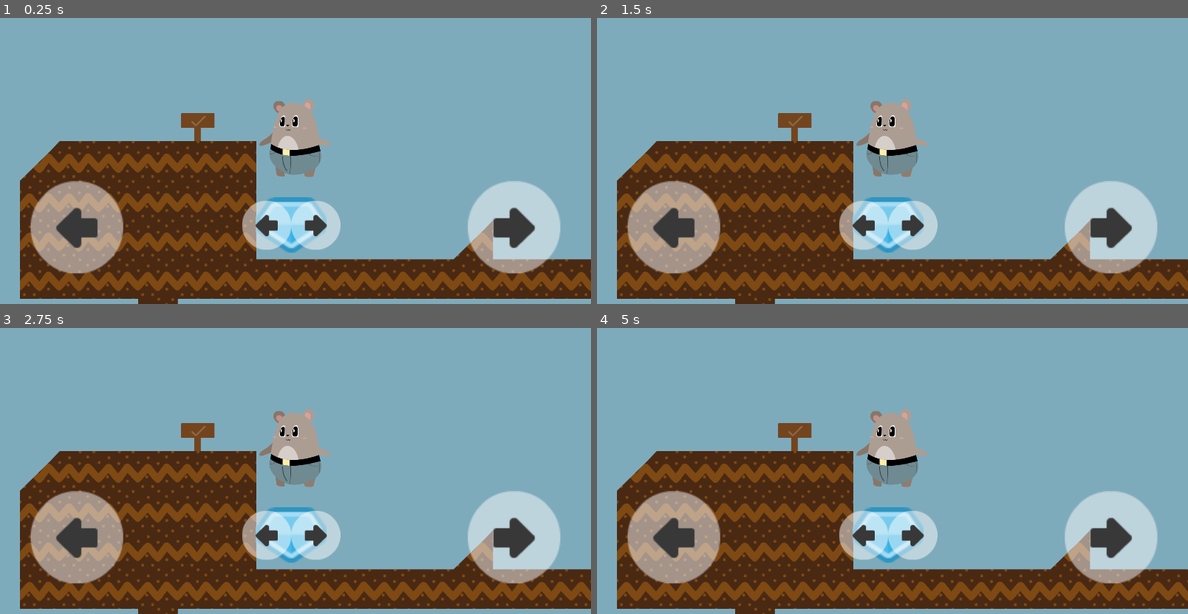
Above: before the commit, frames 1-4 (two rows, left to right).
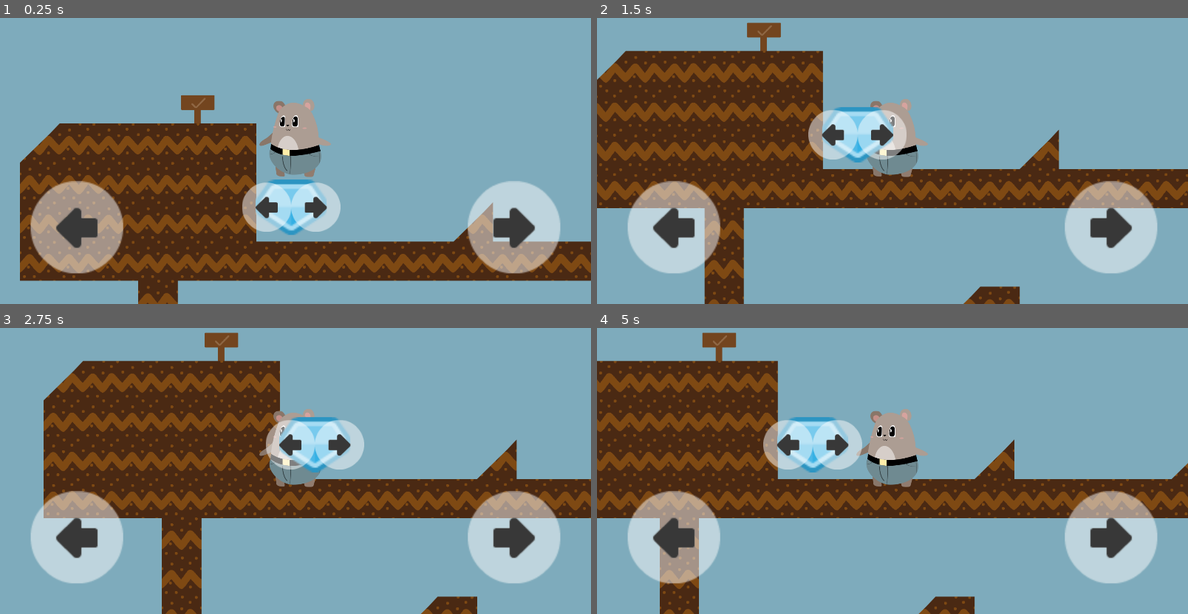
Above: after the commit, the same moments.

Repository: arnaudcoj/buttbutt_adventures
Game: Godot game, scene res://levels/Level1.tscn
Same seed, same stepped clock (60 frames per second), same inputs: the game is played once before the commit and once after it.
Inputs (mouse positions are in pixels of both pictures, inside the frame that each line leads up to):
- Up to frame 1 (0.25 s): no input
- Up to frame 2 (1.5 s): tap Enter (ui_accept) at 0.5, 0.77, 0.8, 1.07, 1.25, 1.35 s; move the mouse to (1022, 120) at 0.52 s; hold Space (ui_select) 0.53-1.28 s; hold Right (right_action) from 0.53 s (still down); click (1022, 120) at 0.67 s; move the mouse to (774, 155) at 1.27 s
- Up to frame 3 (2.75 s): tap Enter (ui_accept) at 1.52, 1.82, 2, 2.3 s; tap Space (ui_select) at 1.55 s; move the mouse to (354, 373) at 2.02 s; release Right (right_action) at 2.03 s; hold Left (left_action) from 2.03 s (still down); hold Space (ui_select) from 2.03 s (still down)
- Up to frame 4 (5 s): tap Enter (ui_accept) at 2.75, 3.02, 3.32, 4.52, 4.82 s; move the mouse to (862, 513) at 2.77 s; release Left (left_action) at 2.78 s; release Space (ui_select) at 2.78 s; hold Right (right_action) 2.78-4.28 s; tap Space (ui_select) at 2.85, 4.35 s; click (862, 513) at 2.92 s; move the mouse to (1069, 496) at 3.52 s; hold Enter (ui_accept) 3.53-4.28 s; tap Escape (ui_cancel) at 4.15 s; move the mouse to (715, 399) at 4.27 s; hold Left (left_action) from 4.28 s (still down)

The runs differ from the first frame. In frame 1, 28% of the frame differs, in the area x 3-100%, y 27-100%; in frame 2, 50%, in the area x 0-100%, y 1-100%; in frame 3, 50%; in frame 4, 48%.
Error before the commit: Parse Error: Unknown class: "FSM" (res://utils/scripts/fsm/PhysicsFSM.gd:1)

Commit message:
add simple menu flow

Diff:
--- /dev/null
+++ b/sources/GUI/MainMenu/scenes/MainMenu.tscn
@@ -0,0 +1,37 @@
+[gd_scene load_steps=5 format=2]
+
+[ext_resource path="res://GUI/MainMenu/scripts/MainMenuScreen.gd" type="Script" id=1]
+[ext_resource path="res://GUI/sprites/TransparentLightTheme.tres" type="Theme" id=2]
+[ext_resource path="res://GUI/fonts/Cartwheel/Sansani Fonts - Cartwheel.otf" type="DynamicFontData" id=3]
+
+[sub_resource type="DynamicFont" id=1]
+size = 300
+font_data = ExtResource( 3 )
+
+[node name="MainMenu" type="Control"]
+anchor_right = 1.0
+anchor_bottom = 1.0
+script = ExtResource( 1 )
+
+[node name="Background" type="Control" parent="."]
+anchor_right = 1.0
+anchor_bottom = 1.0
+
+[node name="Panel" type="Panel" parent="Background"]
+anchor_right = 1.0
+anchor_bottom = 1.0
+
+[node name="Label" type="Label" parent="."]
+anchor_top = 0.5
+anchor_right = 1.0
+anchor_bottom = 0.5
+margin_top = -150.0
+margin_bottom = 150.0
+theme = ExtResource( 2 )
+custom_fonts/font = SubResource( 1 )
+text = "Main Menu"
+align = 1
+valign = 1
+
+[node name="Timer" type="Timer" parent="."]
+one_shot = true
--- /dev/null
+++ b/sources/GUI/MainMenu/scripts/MainMenuScreen.gd
@@ -0,0 +1,18 @@
+extends Control
+
+signal leave
+
+func _enter_tree():
+	hide()
+
+func open():
+	$Timer.start()
+	show()
+
+func close():
+	hide()
+	if !$Timer.is_stopped():
+		$Timer.stop()
+
+func is_over():
+	return Input.is_action_pressed("ui_select") or Input.is_action_pressed("ui_accept")
--- /dev/null
+++ b/sources/GUI/Splash/scenes/SplashScreen.tscn
@@ -0,0 +1,28 @@
+[gd_scene load_steps=3 format=2]
+
+[ext_resource path="res://GUI/Splash/scripts/SplashScreen.gd" type="Script" id=1]
+[ext_resource path="res://icon.png" type="Texture" id=2]
+
+[node name="SplashScreen" type="Control"]
+anchor_right = 1.0
+anchor_bottom = 1.0
+script = ExtResource( 1 )
+
+[node name="Panel" type="Panel" parent="."]
+anchor_right = 1.0
+anchor_bottom = 1.0
+
+[node name="TextureRect" type="TextureRect" parent="Panel"]
+anchor_left = 0.5
+anchor_top = 0.5
+anchor_right = 0.5
+anchor_bottom = 0.5
+margin_left = -128.0
+margin_top = -128.0
+margin_right = 128.0
+margin_bottom = 128.0
+rect_pivot_offset = Vector2( 128, 128 )
+texture = ExtResource( 2 )
+
+[node name="Timer" type="Timer" parent="."]
+one_shot = true
--- /dev/null
+++ b/sources/GUI/Splash/scripts/SplashScreen.gd
@@ -0,0 +1,18 @@
+extends Control
+
+signal leave
+
+func _enter_tree():
+	hide()
+
+func open():
+	$Timer.start()
+	show()
+
+func close():
+	if !$Timer.is_stopped():
+		$Timer.stop()
+	hide()
+
+func is_over():
+	return $Timer.is_stopped()
--- /dev/null
+++ b/sources/Main/scenes/Main.tscn
@@ -0,0 +1,41 @@
+[gd_scene load_steps=9 format=2]
+
+[ext_resource path="res://utils/scripts/fsm/FSM.gd" type="Script" id=1]
+[ext_resource path="res://Main/scripts/Splash.gd" type="Script" id=2]
+[ext_resource path="res://Main/scripts/MainMenu.gd" type="Script" id=3]
+[ext_resource path="res://Main/scripts/Level.gd" type="Script" id=4]
+[ext_resource path="res://levels/Level1.tscn" type="PackedScene" id=5]
+[ext_resource path="res://Main/scripts/Quit.gd" type="Script" id=6]
+[ext_resource path="res://GUI/Splash/scenes/SplashScreen.tscn" type="PackedScene" id=7]
+[ext_resource path="res://GUI/MainMenu/scenes/MainMenu.tscn" type="PackedScene" id=8]
+
+[node name="Main" type="Node"]
+
+[node name="FSM" type="Node" parent="."]
+script = ExtResource( 1 )
+
+[node name="Splash" type="Node" parent="FSM"]
+script = ExtResource( 2 )
+splash_node = NodePath("../../SplashCanvas/SplashScreen")
+
+[node name="MainMenu" type="Node" parent="FSM"]
+script = ExtResource( 3 )
+main_menu_node = NodePath("../../MainMenuCanvas/MainMenu")
+
+[node name="Level" type="Node" parent="FSM"]
+script = ExtResource( 4 )
+level_root_node = NodePath("../../LevelRoot")
+level_to_load = ExtResource( 5 )
+
+[node name="Quit" type="Node" parent="FSM"]
+script = ExtResource( 6 )
+
+[node name="LevelRoot" type="Node" parent="."]
+
+[node name="SplashCanvas" type="CanvasLayer" parent="."]
+
+[node name="SplashScreen" parent="SplashCanvas" instance=ExtResource( 7 )]
+
+[node name="MainMenuCanvas" type="CanvasLayer" parent="."]
+
+[node name="MainMenu" parent="MainMenuCanvas" instance=ExtResource( 8 )]
--- /dev/null
+++ b/sources/Main/scripts/Level.gd
@@ -0,0 +1,23 @@
+extends FSMState
+
+export (NodePath) var level_root_node
+onready var level_root = get_node(level_root_node)
+
+export (PackedScene) var level_to_load
+var level_instance
+
+func enter_state():
+	print("enter ", name)
+	level_instance = level_to_load.instance()
+	level_instance.connect("exit", self, "exit_state")
+	level_root.add_child(level_instance)
+
+func leave_state():
+	for node in level_root.get_children():
+		node.queue_free()
+
+func get_next_state():
+	if Input.is_action_pressed("ui_cancel"):
+		return $"../Quit"
+	elif level_instance.is_game_over():
+		return $"../MainMenu"
--- /dev/null
+++ b/sources/Main/scripts/MainMenu.gd
@@ -0,0 +1,17 @@
+extends FSMState
+
+export (NodePath) var main_menu_node
+onready var main_menu = get_node(main_menu_node)
+
+func enter_state():
+	print("enter ", name)
+	main_menu.open()
+
+func leave_state():
+	main_menu.close()
+
+func get_next_state():
+	if Input.is_action_pressed("ui_cancel"):
+		return $"../Quit"
+	elif main_menu.is_over():
+		return $"../Level"
--- /dev/null
+++ b/sources/Main/scripts/Quit.gd
@@ -0,0 +1,5 @@
+extends FSMState
+
+func enter_state():
+	print("enter ", name)
+	get_tree().quit()
--- /dev/null
+++ b/sources/Main/scripts/Splash.gd
@@ -0,0 +1,15 @@
+extends FSMState
+
+export (NodePath) var splash_node
+onready var splash = get_node(splash_node)
+
+func enter_state():
+	print("enter ", name)
+	splash.open()
+
+func leave_state():
+	splash.close()
+
+func get_next_state():
+	if splash.is_over():
+		return $"../MainMenu"
--- a/sources/entities/buttbutt/buttbutt.gd
+++ b/sources/entities/buttbutt/buttbutt.gd
@@ -20,13 +20,9 @@
 	if area.is_in_group("death"):
 		print("dead")
 		emit_signal("dead")
-		#DEBUG
-		get_tree().reload_current_scene()
 	elif area.is_in_group("goal"):
 		print("goal")
 		emit_signal("goal")
-		#DEBUG
-		get_tree().reload_current_scene()
 	elif area.is_in_group("controls"):
 		print("controls changed : ", area.left_action, area.right_action)
 		emit_signal("controls", area.left_action, area.right_action)
--- a/sources/entities/controlers/HumanControler.gd
+++ b/sources/entities/controlers/HumanControler.gd
@@ -18,10 +18,6 @@
 	# reset time scale
 	elif event.is_action_pressed("ui_end"):
 		Engine.time_scale = 1
-
-	# reset scene
-	elif event.is_action_pressed("ui_select"):
-		get_tree().reload_current_scene()
 
 func _exit_tree():
 	if Input.is_action_pressed(left_action):
--- a/sources/levels/Level.tscn
+++ b/sources/levels/Level.tscn
@@ -1,3 +1,6 @@
-[gd_scene format=2]
+[gd_scene load_steps=2 format=2]
+
+[ext_resource path="res://levels/scripts/Level.gd" type="Script" id=1]
 
 [node name="Level" type="Node2D"]
+script = ExtResource( 1 )
--- a/sources/levels/Level1.tscn
+++ b/sources/levels/Level1.tscn
@@ -77,3 +77,5 @@
 position = Vector2( -2621.12, 1181.78 )
 left_action = "jump"
 [connection signal="controls" from="ButtButt" to="CanvasLayer/ControlCanvas" method="update_controls_icons"]
+[connection signal="dead" from="ButtButt" to="." method="on_game_over"]
+[connection signal="goal" from="ButtButt" to="." method="on_game_over"]
--- /dev/null
+++ b/sources/levels/scripts/Level.gd
@@ -0,0 +1,14 @@
+extends Node2D
+
+var game_over
+
+func on_game_over():
+	game_over = true
+
+func is_game_over():
+	return game_over
+
+func _input(event):
+	# reset scene DEBUG
+	if event.is_action_pressed("ui_select"):
+		game_over = true
--- a/sources/levels/tilesets/debug_tileset.tres
+++ b/sources/levels/tilesets/debug_tileset.tres
@@ -3,27 +3,18 @@
 [ext_resource path="res://levels/basics/tiles/tileset.png" type="Texture" id=1]
 
 [sub_resource type="ConvexPolygonShape2D" id=1]
-
-custom_solver_bias = 0.0
 points = PoolVector2Array( -64, -64, 64, -64, 64, 64, -64, 64 )
 
 [sub_resource type="ConvexPolygonShape2D" id=2]
-
-custom_solver_bias = 0.0
 points = PoolVector2Array( 64, 64, -64, 64, 64, -64 )
 
 [sub_resource type="ConvexPolygonShape2D" id=3]
-
-custom_solver_bias = 0.0
 points = PoolVector2Array( 64, 64, -64, 64, -64, -64 )
 
 [sub_resource type="ConvexPolygonShape2D" id=4]
-
-custom_solver_bias = 0.0
 points = PoolVector2Array( 64, -64, 64, 0, -64, 0, -64, -64 )
 
 [resource]
-
 0/name = "full_ground"
 0/texture = ExtResource( 1 )
 0/tex_offset = Vector2( 0, 0 )
@@ -35,6 +26,7 @@
 0/shapes = [ {
 "autotile_coord": Vector2( 0, 0 ),
 "one_way": false,
+"one_way_margin": 1.0,
 "shape": SubResource( 1 ),
 "shape_transform": Transform2D( 1, 0, 0, 1, 64, 64 )
 } ]
@@ -50,6 +42,7 @@
 1/shapes = [ {
 "autotile_coord": Vector2( 0, 0 ),
 "one_way": false,
+"one_way_margin": 1.0,
 "shape": SubResource( 2 ),
 "shape_transform": Transform2D( 1, 0, 0, 1, 64, 64 )
 } ]
@@ -65,6 +58,7 @@
 2/shapes = [ {
 "autotile_coord": Vector2( 0, 0 ),
 "one_way": false,
+"one_way_margin": 1.0,
 "shape": SubResource( 3 ),
 "shape_transform": Transform2D( 1, 0, 0, 1, 64, 64 )
 } ]
@@ -80,6 +74,7 @@
 3/shapes = [ {
 "autotile_coord": Vector2( 0, 0 ),
 "one_way": false,
+"one_way_margin": 1.0,
 "shape": SubResource( 4 ),
 "shape_transform": Transform2D( 1, 0, 0, 1, 64, 64 )
 } ]
--- a/sources/project.godot
+++ b/sources/project.godot
@@ -8,9 +8,26 @@
 
 config_version=4
 
-_global_script_classes=[  ]
+_global_script_classes=[ {
+"base": "Node",
+"class": "FSM",
+"language": "GDScript",
+"path": "res://utils/scripts/fsm/FSM.gd"
+}, {
+"base": "Node",
+"class": "FSMState",
+"language": "GDScript",
+"path": "res://entities/buttbutt/fsm/fsm_state.gd"
+}, {
+"base": "FSM",
+"class": "PhysicsFSM",
+"language": "GDScript",
+"path": "res://utils/scripts/fsm/PhysicsFSM.gd"
+} ]
 _global_script_class_icons={
-
+"FSM": "",
+"FSMState": "",
+"PhysicsFSM": ""
 }
 
 [application]
